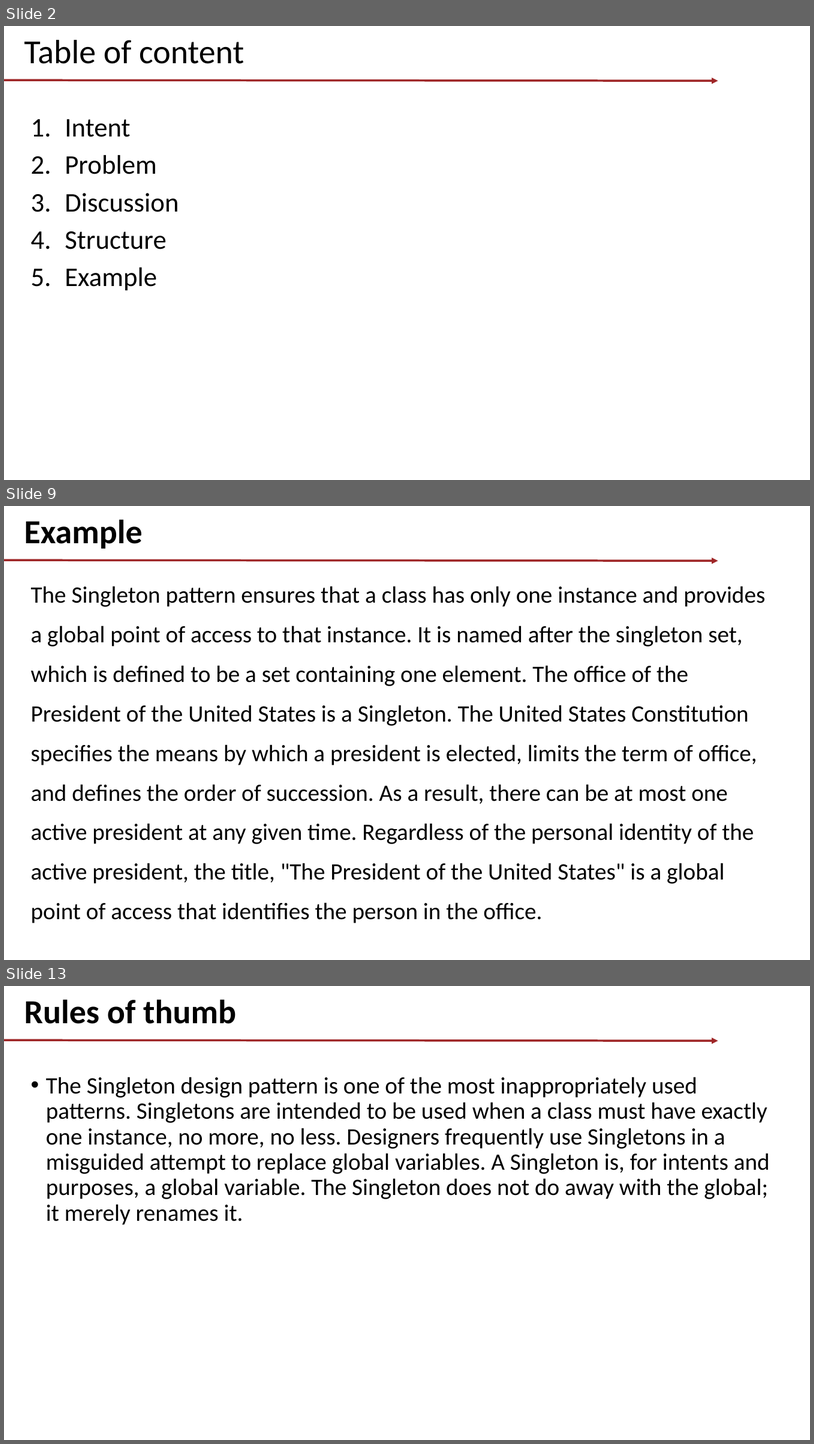
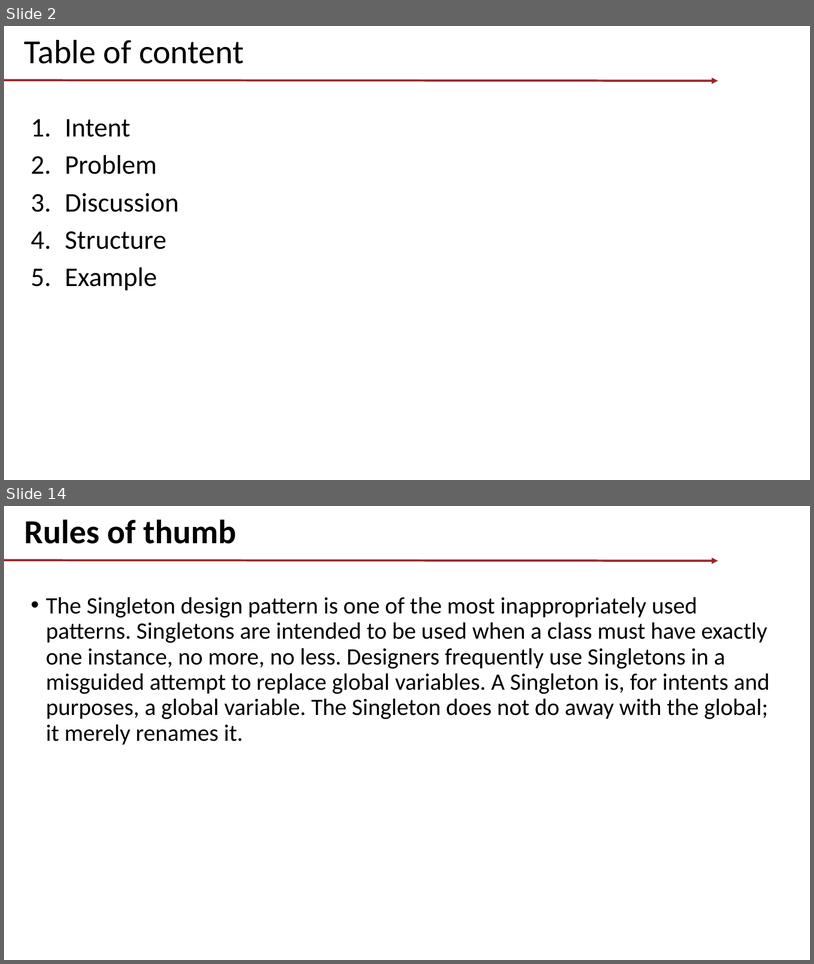
Before and after one commit to tishyk/codespacedirstructure, a slide deck: T1. Design Patterns/Flyweight/Demo.pptx. Shown one above the other, each under a label of ours: slides 2, 9 and 13 before the commit, slides 2 and 14 after it; the slides between them are not shown. The pictures are 814x1444 and 814x964 pixels, drawn with LibreOffice and Linux fonts; fonts in the diff are those of the drawing; background and template pictures are left out. Boxes give left, top, right and bottom in pixels: in the first picture for what was removed or moved away, otherwise in the second. Text is boxed around its words. In the diff, an @@ line names an element or a change of style, - is before the commit and + after.

Commit message:
T1. Patterns. part2

```diff
--- a/T1. Design Patterns/Flyweight/Demo.pptx
+++ b/T1. Design Patterns/Flyweight/Demo.pptx
@@ slide 9 removed at <box>4,506,810,960</box>, background picture (left out); not listed: 1 template element that a slide beside it also shows @@
@@ title removed at <box>24,519,143,549</box> @@
-Example
@@ text removed at <box>31,586,765,923</box> @@
-The Singleton pattern ensures that a class has only one instance and provides a global point of access to that instance. It is named after the singleton set, which is defined to be a set containing one element. The office of the President of the United States is a Singleton. The United States Constitution specifies the means by which a president is elected, limits the term of office, and defines the order of succession. As a result, there can be at most one active president at any given time. Regardless of the personal identity of the active president, the title, "The President of the United States" is a global point of access that identifies the person in the office.
@@ what was slide 13 is now slide 14 @@
```
Also in this commit, not shown: 7 slides changed, 5 slides added, 3 other slides removed, 19 other files.
